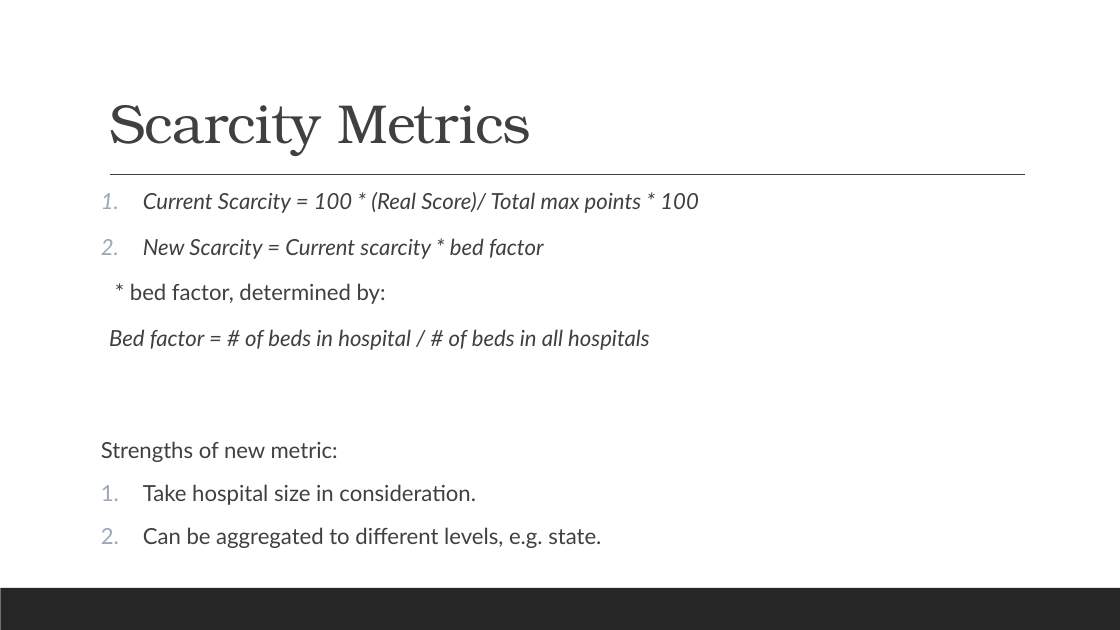
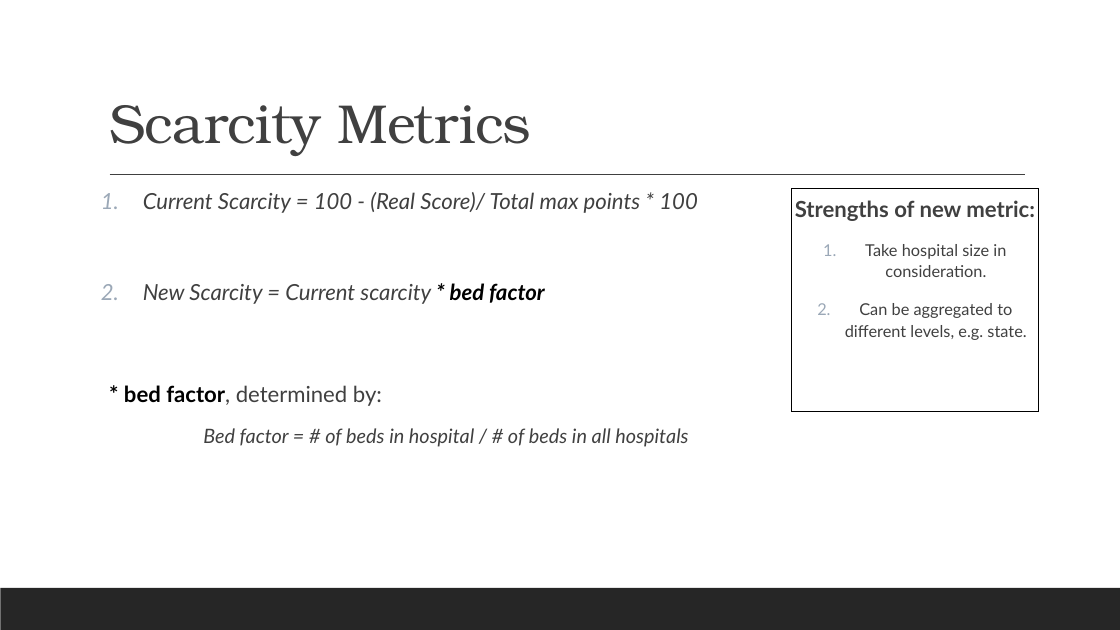
Before and after one commit to lfr4704/c4v2020, a slide deck: slide 5 of Cocogo_v2.pptx. Drawn at 1120x630 pixels with LibreOffice and Linux fonts; fonts in the diff are those of the drawing. Boxes give left, top, right and bottom in pixels: in the first picture for what was removed or moved away, otherwise in the second. Text is boxed around its words. In the diff, an @@ line names an element or a change of style, - is before the commit and + after.

```diff
--- a/Cocogo_v2.pptx
+++ b/Cocogo_v2.pptx
@@ text at (x1=143, y1=192, x2=698, y2=213): text changed @@
-1. Current Scarcity = 100 * (Real Score)/ Total max points * 100
+1. Current Scarcity = 100 - (Real Score)/ Total max points * 100
@@ rectangle "Strengths of new metric:" resized from (x1=101, y1=441, x2=601, y2=548) to (x1=791, y1=188, x2=1039, y2=412) @@
@@ rectangle "Strengths of new metric:" at (x1=791, y1=188, x2=1039, y2=412): bold on in "Strengths of new metric:"; size 19 to 14 pt in "Take hospital size in consideration.", "Can be aggregated to different levels, e.g. ..."; alignment left to centre; line spacing 1 to 1.1; outline none to #000000 0.75 pt @@
@@ text at (x1=124, y1=283, x2=688, y2=447): text colour #404040 to #000000, bold on in "* bed factor", "* bed factor,"; size 19 to 17 pt in "Bed factor = # of beds in ..."; line spacing 1.1 to 1.5; bullet   to none; list level 1 to 2 in "Bed factor = # of ..." @@
```
Also in this commit, not shown: 2 other slides changed.
